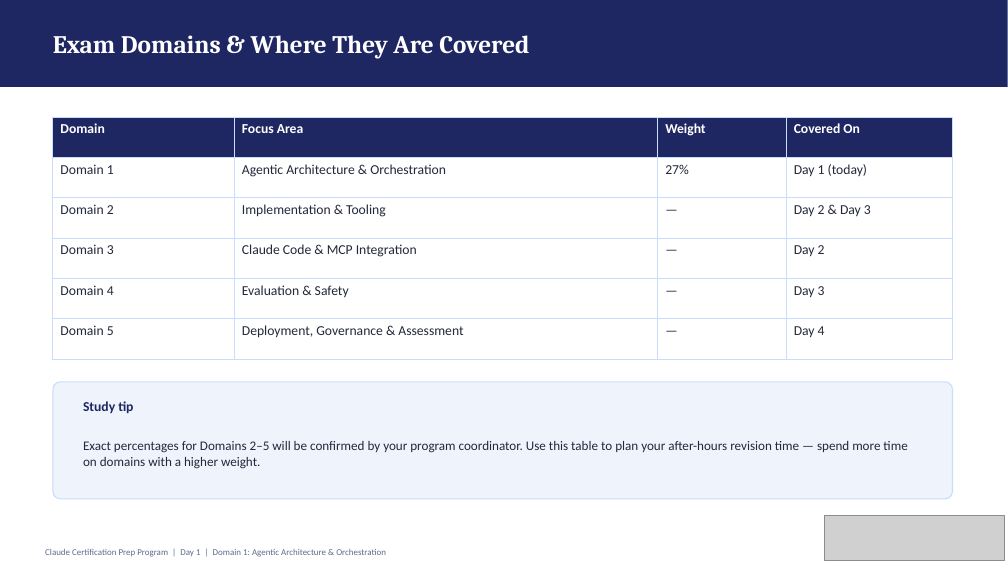
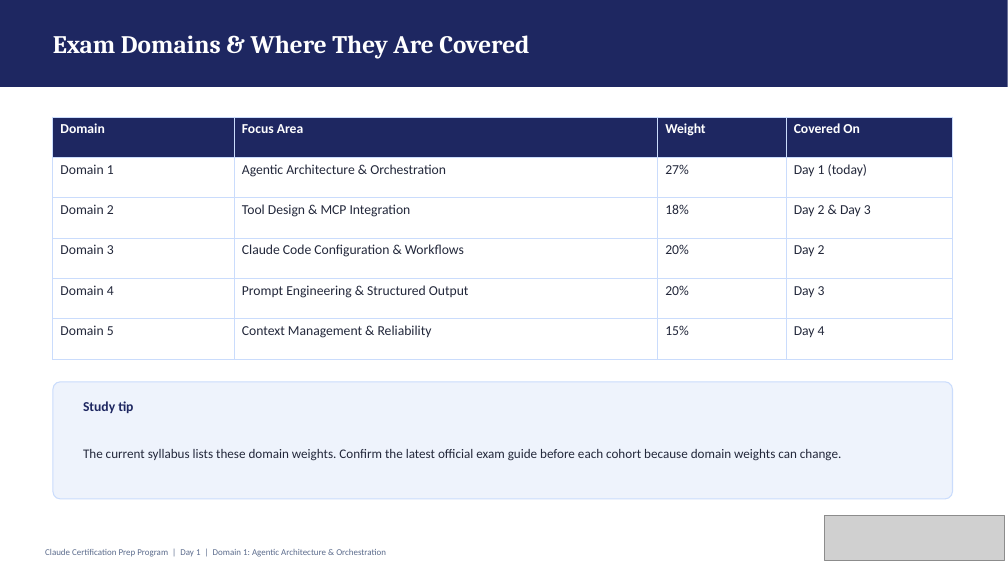
Before and after one commit to venkateshpabbati/CCAF, a slide deck: slide 4 of CCAR-F_Bootcamp_Resources_Aug_2026_Current/Claude_Cert_Day1_Agentic_Architecture.pptx. Drawn at 1008x567 pixels with LibreOffice and Linux fonts; fonts in the diff are those of the drawing; grey boxes stand for pictures. Boxes give left, top, right and bottom in pixels: in the first picture for what was removed or moved away, otherwise in the second. Text is boxed around its words. In the diff, an @@ line names an element or a change of style, - is before the commit and + after.

```diff
--- a/CCAR-F_Bootcamp_Resources_Aug_2026_Current/Claude_Cert_Day1_Agentic_Architecture.pptx
+++ b/CCAR-F_Bootcamp_Resources_Aug_2026_Current/Claude_Cert_Day1_Agentic_Architecture.pptx
@@ table at [53,117,953,359] @@
-row 3, column 2: Implementation & Tooling
+row 3, column 2: Tool Design & MCP Integration
-row 3, column 3: —
+row 3, column 3: 18%
-row 4, column 2: Claude Code & MCP Integration
+row 4, column 2: Claude Code Configuration & Workflows
-row 4, column 3: —
+row 4, column 3: 20%
-row 5, column 2: Evaluation & Safety
+row 5, column 2: Prompt Engineering & Structured Output
-row 5, column 3: —
+row 5, column 3: 20%
-row 6, column 2: Deployment, Governance & Assessment
+row 6, column 2: Context Management & Reliability
-row 6, column 3: —
+row 6, column 3: 15%
@@ text at [83,449,841,461]: text changed @@
-Exact percentages for Domains 2–5 will be confirmed by your program coordinator. Use this table to plan your after-hours revision time — spend more time on domains with a higher weight.
+The current syllabus lists these domain weights. Confirm the latest official exam guide before each cohort because domain weights can change.
```
Also in this commit, not shown: 4 other files.
